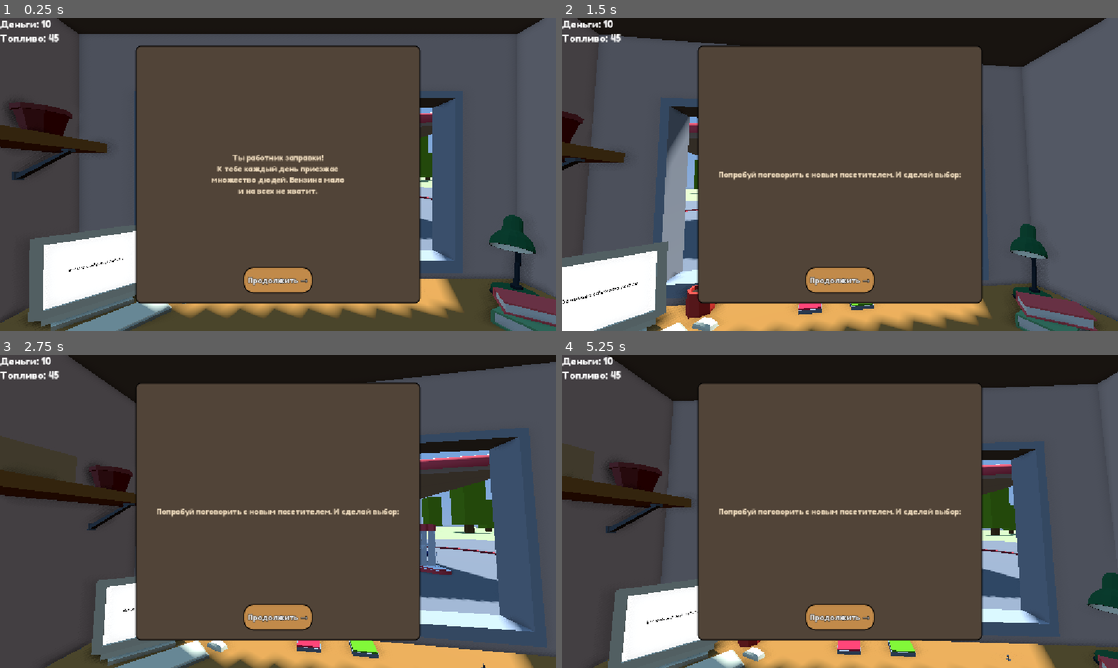
Above: before the commit, frames 1-4 (two rows, left to right).
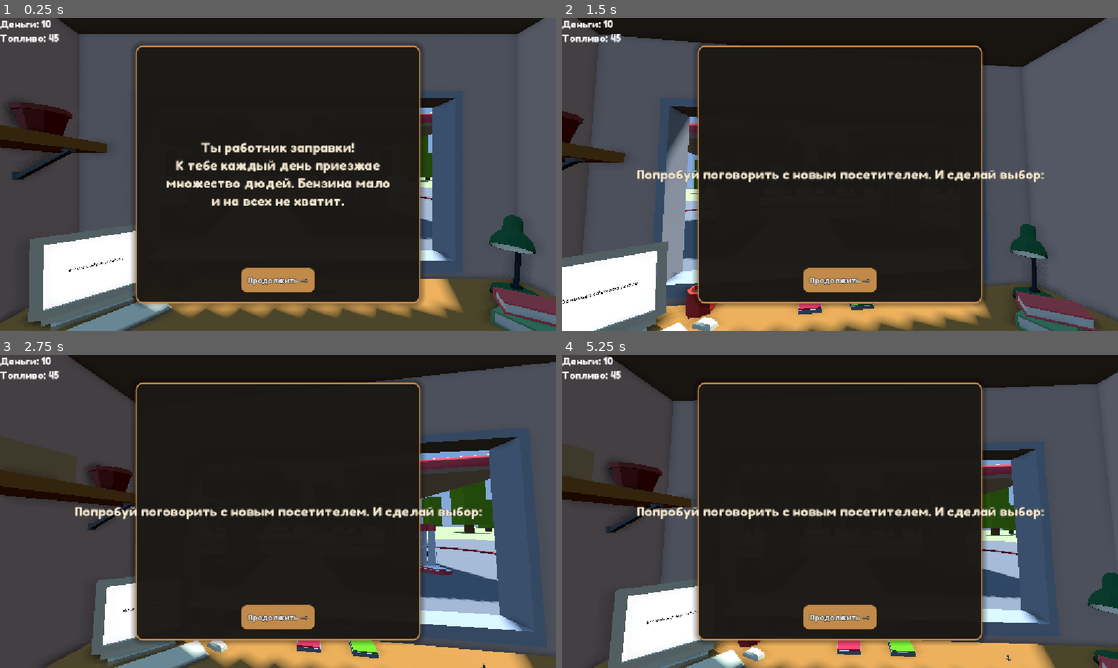
Above: after the commit, the same moments.

Repository: RolicsVin/AZS
Game: Godot game, scene res://scenes/game.tscn
The game is run twice, just before and just after one commit, with the same random seed, the same clock (stepped at 60 frames per second) and the same inputs. This scene is started directly instead of the project's main scene.
Inputs (mouse positions are in pixels of both pictures, inside the frame that each line leads up to):
- Up to frame 1 (0.25 s): no input
- Up to frame 2 (1.5 s): click "Продолжить →" at 0.5 s; tap Enter (ui_accept) at 1.25 s; move the mouse to (962, 158) at 1.27 s; hold Right (ui_right) from 1.28 s (still down); click (962, 158) at 1.35 s
- Up to frame 3 (2.75 s): tap Enter (ui_accept) at 1.52, 2.27 s; move the mouse to (166, 527) at 2.02 s; release Right (ui_right) at 2.03 s; hold Down (ui_down) from 2.03 s (still down); click (166, 527) at 2.1 s
- Up to frame 4 (5.25 s): move the mouse to (895, 442) at 2.77 s; release Down (ui_down) at 2.78 s; hold Right (ui_right) 2.78-3.53 s; click (895, 442) at 2.85 s; move the mouse to (812, 574) at 3.52 s; hold Up (ui_up) 3.53-4.28 s; click (812, 574) at 3.6 s; tap Enter (ui_accept) at 3.77, 4.52 s; move the mouse to (1006, 558) at 4.27 s; hold Left (ui_left) from 4.28 s (still down); click (1006, 558) at 4.35 s; move the mouse to (673, 464) at 5.02 s; click (673, 464) at 5.1 s

The runs differ from the first frame. In frame 1, 42% of the frame differs, in the area x 23-77%, y 8-93%; in frame 2, 43%; in frame 3, 43%; in frame 4, 43%, in the area x 13-87%, y 8-93%.

Commit message:
Redesign tutorial message panel

Diff:
--- a/scenes/game.tscn
+++ b/scenes/game.tscn
@@ -965,20 +965,29 @@
 outline_color = Color(0, 0, 0, 1)
 
 [sub_resource type="StyleBoxFlat" id="StyleBoxFlat_7kwaa"]
-bg_color = Color(0.31764707, 0.26666668, 0.21960784, 1)
-border_width_left = 2
-border_width_top = 2
-border_width_right = 2
-border_width_bottom = 2
-border_color = Color(0, 0, 0, 1)
-corner_radius_top_left = 10
-corner_radius_top_right = 10
-corner_radius_bottom_right = 10
-corner_radius_bottom_left = 10
+bg_color = Color(0.105882354, 0.09803922, 0.08627451, 0.97)
+border_width_left = 3
+border_width_top = 3
+border_width_right = 3
+border_width_bottom = 3
+border_color = Color(0.75686276, 0.5411765, 0.2901961, 1)
+corner_radius_top_left = 14
+corner_radius_top_right = 14
+corner_radius_bottom_right = 14
+corner_radius_bottom_left = 14
+shadow_color = Color(0, 0, 0, 0.35)
+shadow_size = 12
+content_margin_left = 28.0
+content_margin_top = 28.0
+content_margin_right = 28.0
+content_margin_bottom = 28.0
 
 [sub_resource type="LabelSettings" id="LabelSettings_gxty1"]
 font = ExtResource("47_8qswn")
-font_color = Color(0.9019608, 0.827451, 0.7137255, 1)
+font_size = 27
+font_color = Color(0.9411765, 0.8901961, 0.8, 1)
+outline_size = 2
+outline_color = Color(0.07, 0.06, 0.05, 1)
 
 [sub_resource type="StyleBoxFlat" id="StyleBoxFlat_ghitk"]
 bg_color = Color(0.75686276, 0.5411765, 0.2901961, 1)
@@ -986,35 +995,47 @@
 border_width_top = 2
 border_width_right = 2
 border_width_bottom = 2
-border_color = Color(0, 0, 0, 1)
-corner_radius_top_left = 20
-corner_radius_top_right = 20
-corner_radius_bottom_right = 20
-corner_radius_bottom_left = 20
+border_color = Color(0.12, 0.09, 0.06, 1)
+corner_radius_top_left = 12
+corner_radius_top_right = 12
+corner_radius_bottom_right = 12
+corner_radius_bottom_left = 12
+content_margin_left = 16.0
+content_margin_top = 8.0
+content_margin_right = 16.0
+content_margin_bottom = 8.0
 
 [sub_resource type="StyleBoxFlat" id="StyleBoxFlat_rundi"]
-bg_color = Color(0.75686276, 0.5411765, 0.2901961, 1)
+bg_color = Color(0.58, 0.39, 0.19, 1)
 border_width_left = 2
 border_width_top = 2
 border_width_right = 2
 border_width_bottom = 2
-border_color = Color(0, 0, 0, 1)
-corner_radius_top_left = 20
-corner_radius_top_right = 20
-corner_radius_bottom_right = 20
-corner_radius_bottom_left = 20
+border_color = Color(0.12, 0.09, 0.06, 1)
+corner_radius_top_left = 12
+corner_radius_top_right = 12
+corner_radius_bottom_right = 12
+corner_radius_bottom_left = 12
+content_margin_left = 16.0
+content_margin_top = 8.0
+content_margin_right = 16.0
+content_margin_bottom = 8.0
 
 [sub_resource type="StyleBoxFlat" id="StyleBoxFlat_8c3s0"]
-bg_color = Color(0.572301, 0.39797425, 0.19137454, 1)
+bg_color = Color(0.86, 0.64, 0.36, 1)
 border_width_left = 2
 border_width_top = 2
 border_width_right = 2
 border_width_bottom = 2
-border_color = Color(0, 0, 0, 1)
-corner_radius_top_left = 20
-corner_radius_top_right = 20
-corner_radius_bottom_right = 20
-corner_radius_bottom_left = 20
+border_color = Color(0.12, 0.09, 0.06, 1)
+corner_radius_top_left = 12
+corner_radius_top_right = 12
+corner_radius_bottom_right = 12
+corner_radius_bottom_left = 12
+content_margin_left = 16.0
+content_margin_top = 8.0
+content_margin_right = 16.0
+content_margin_bottom = 8.0
 
 [sub_resource type="LabelSettings" id="LabelSettings_0sl42"]
 font = ExtResource("47_8qswn")
